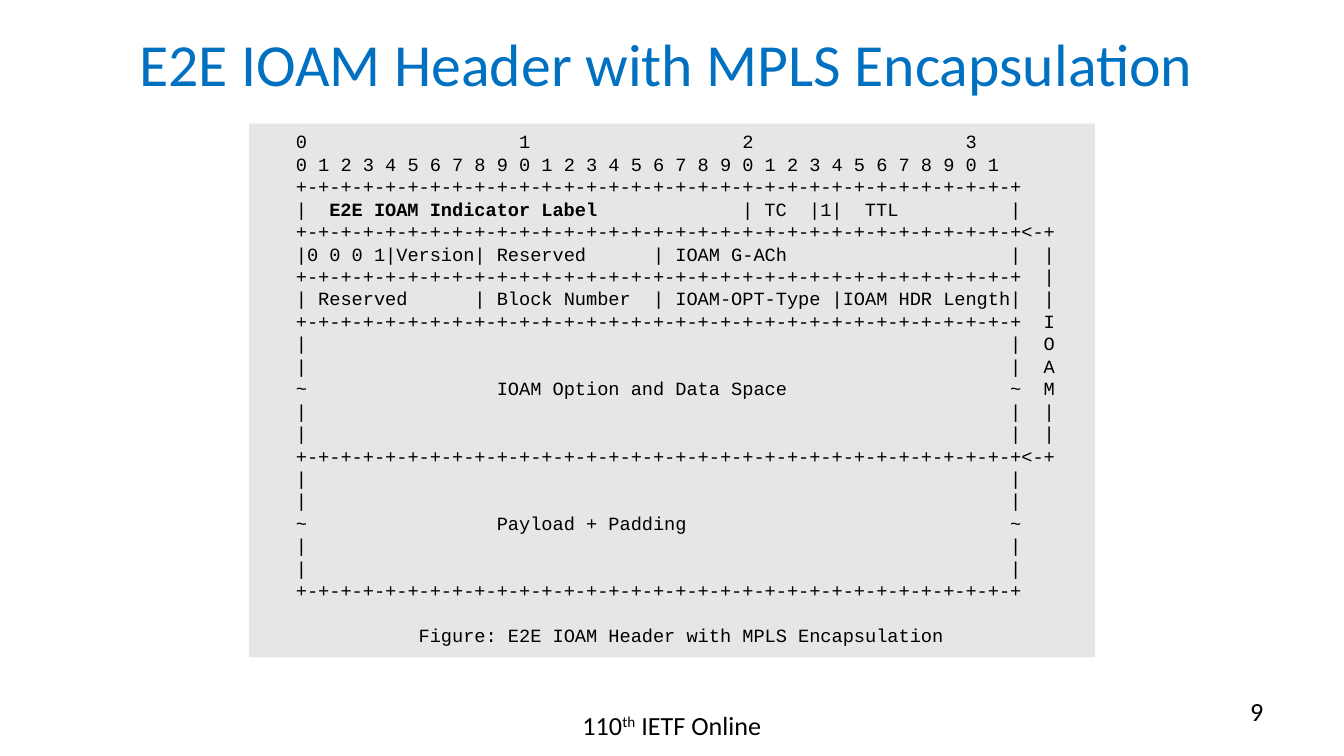
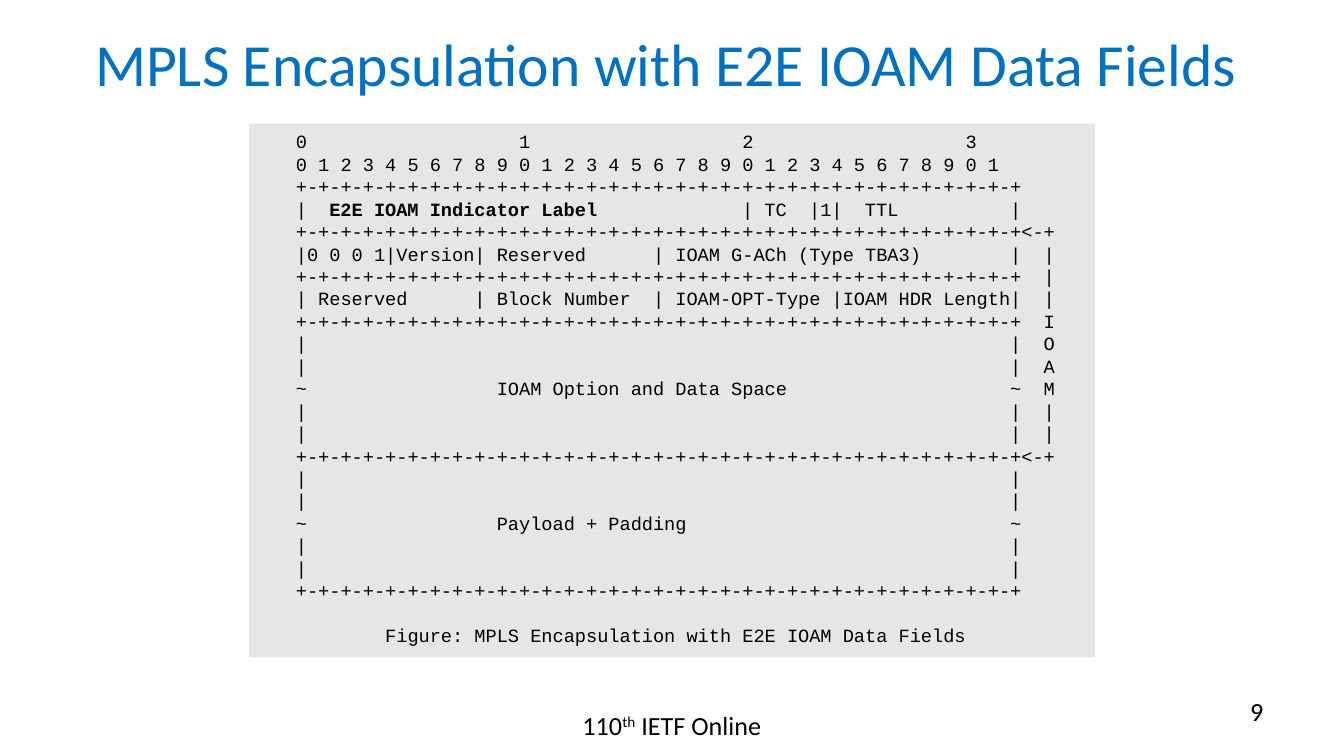
Before and after one commit to rakgandhi/ietf-slides, a slide deck: slide 9 of draft-gandhi-mpls-ioam-sr-05.pptx. Drawn at 1344x756 pixels with LibreOffice and Linux fonts; fonts in the diff are those of the drawing. Boxes give left, top, right and bottom in pixels: in the first picture for what was removed or moved away, otherwise in the second. Text is boxed around its words. In the diff, an @@ line names an element or a change of style, - is before the commit and + after.

```diff
--- a/draft-gandhi-mpls-ioam-sr-05.pptx
+++ b/draft-gandhi-mpls-ioam-sr-05.pptx
@@ title at (95,44,1236,96): text changed @@
-E2E IOAM Header with MPLS Encapsulation
+MPLS Encapsulation with E2E IOAM Data Fields
@@ text in rectangle at (296,248,921,265): text changed @@
-|0 0 0 1|Version| Reserved | IOAM G-ACh | |
+|0 0 0 1|Version| Reserved | IOAM G-ACh (Type TBA3) | |
@@ text in rectangle at (385,629,966,646): text changed @@
-Figure: E2E IOAM Header with MPLS Encapsulation
+Figure: MPLS Encapsulation with E2E IOAM Data Fields
```
Also in this commit, not shown: 19 other slides changed, 1 slide removed, 5 other files.
